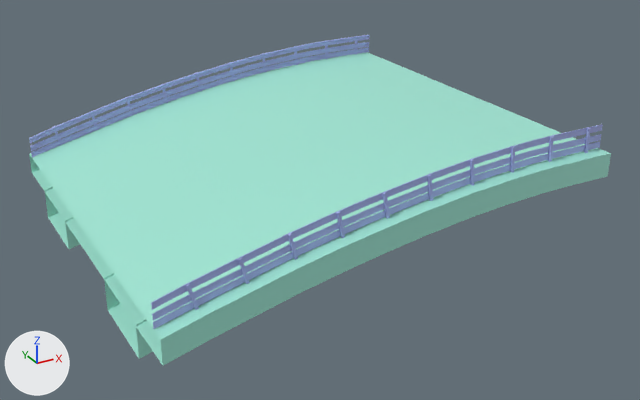
Before and after pictures for a commit that changed the FBX model Gamen't/Assets/Warner/Road/FBX/RoadDown.fbx.
Before and after are seen from a 50 mm camera at (-17.5, -34.7, 13.2) aimed at (0.9, -1.2, -3.6). The lights are fixed; the arrows at lower left show +X, +Y and +Z. Where no turn or scale is listed for an object, it has been applied to the vertices.

The first picture shows 'RailingAppart.003', 'RoadRecht.003'.
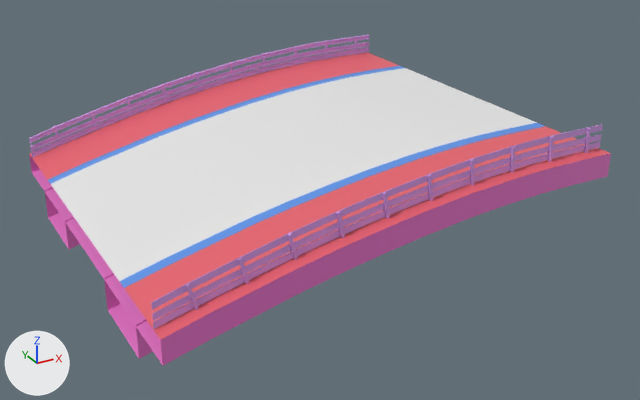
Edits to the bpy script that builds the scene:
```text
Add mat_railling:
    mat_railling = principled_material('Railling')
    mat_railling.base_color = (0.614, 0.333, 0.8)  # purple #ce9ce7
Add mat_grass:
    mat_grass = principled_material('Grass')
    mat_grass.base_color = (0.8, 0.122, 0.155)  # red #e7626e
Add mat_onderkant:
    mat_onderkant = principled_material('Onderkant')
    mat_onderkant.base_color = (0.8, 0.173, 0.579)  # pink #e773c8
Add mat_road:
    mat_road = principled_material('Road')
    mat_road.base_color = (0.8, 0.8, 0.8)  # white #e7e7e7
Add mat_zjilijn:
    mat_zjilijn = principled_material('Zjilijn')
    mat_zjilijn.base_color = (0.102, 0.288, 0.8)  # blue #5a92e7
Change me_plane_034:
    where me_plane_034.from_pydata(...)  # 1024 vertices, 958 faces; spans x -10.0..10.0, y -9.5..9.5, z -2.9..1.1
    remove me_plane_034.materials.append(mat_railingdown)  # blue #a5ade7
    add me_plane_034.materials.append(mat_railling)  # purple #ce9ce7
Change me_plane_020:
    used by ob_roadrecht_003; location = (0.0, 0.0, 0.0)
    remove me_plane_020.from_pydata(...)  # 168 vertices, 132 faces; spans x -10.0..10.0, y -10.0..10.0, z -5.4..0.0
    add me_plane_020.from_pydata(...)  # 192 vertices, 154 faces; spans x -10.0..10.0, y -10.0..10.0, z -5.4..0.0
    me_plane_020 part 1
    11 faces are deleted
    12 new vertices lie (0.0, -0.6, 0.0) away from vertices in x -10.0..10.0, y 6.0, z -3.0..0.0
    12 new vertices lie (0.0, 0.6, 0.0) away from vertices in x -10.0..10.0, y -6.0, z -3.0..0.0
    22 new faces join them, mat_zjilijn (blue #5a92e7)
    11 new faces join them, mat_road (white #e7e7e7)
    me_plane_020 part 2: 99 faces spanning x -10.0..10.0, y -10.0..10.0, z -5.4..0.0 switch from mat_roadrechtup (green #a1e7d5) to mat_onderkant (pink #e774c8)
    me_plane_020 part 3: 22 faces spanning x -10.0..10.0, y -10.0..10.0, z -3.0..0.0 switch from mat_roadrechtup (green #a1e7d5) to mat_grass (red #e7626e)
    add me_plane_020.materials.append(mat_road)  # white #e7e7e7
    add me_plane_020.materials.append(mat_zjilijn)  # blue #5a92e7
```

Location of each change, (x1, y1, x2, y2) in pixels of the pictures (640 x 400 px):
'RailingAppart.003', recoloured (blue to pink)
    both: (29, 35, 603, 329)
part 1 of me_plane_020, built on
    both: (48, 66, 544, 288)
part 2 of me_plane_020, recoloured (green to purple)
    both: (29, 154, 611, 366)
part 3 of me_plane_020, recoloured
    both: (30, 52, 611, 340)
